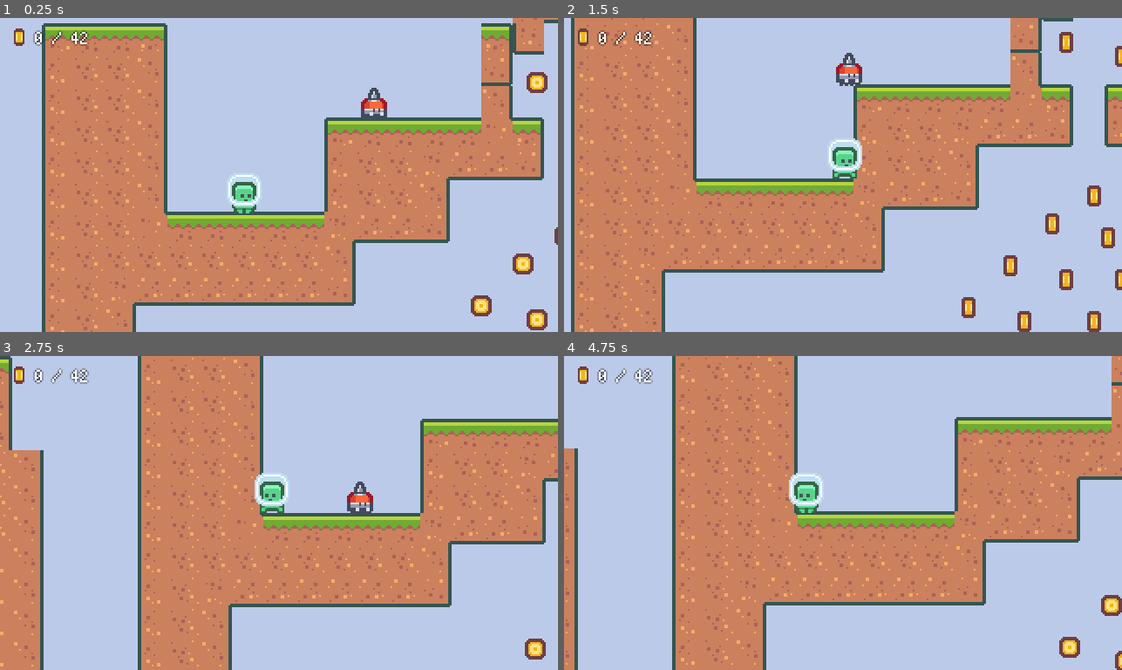
Above: before the commit, frames 1-4 (two rows, left to right).
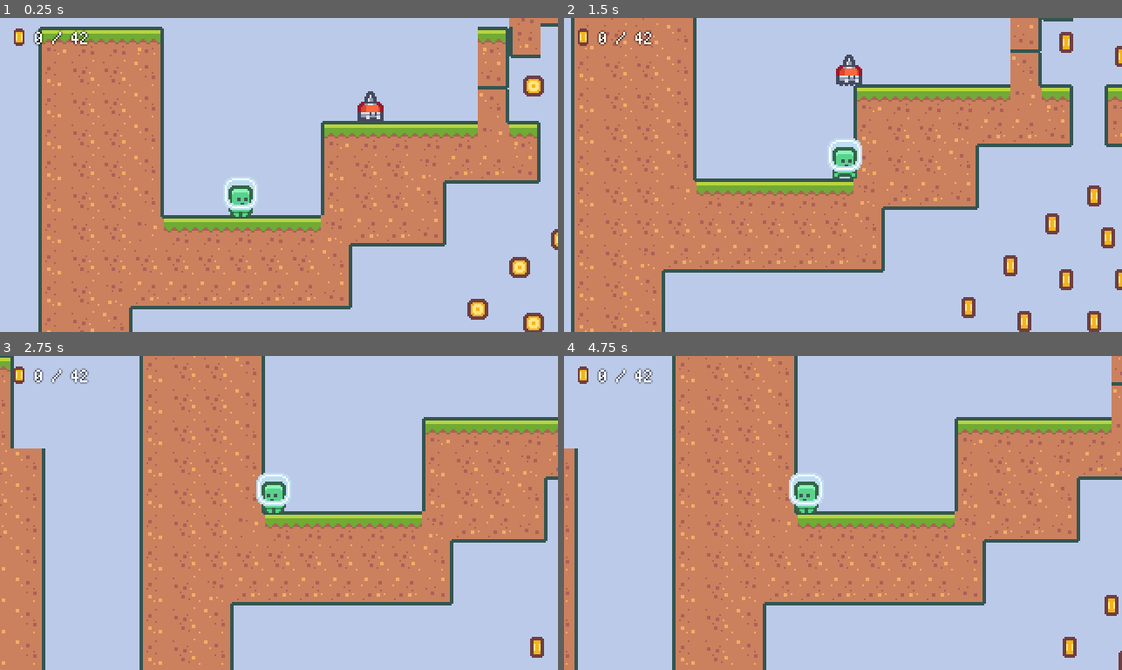
Above: after the commit, the same moments.

Repository: rosskarchner/2D-Platformer-Firebelly-Course
Game: Godot game, scene res://scenes/main.tscn
The game is run twice, just before and just after one commit, with the same random seed, the same clock (stepped at 60 frames per second) and the same inputs.
Inputs:
- Up to frame 1 (0.25 s): no input
- Up to frame 2 (1.5 s): tap Enter (ui_accept) at 0.5, 0.77 s; hold Right (ui_right) from 0.53 s (still down); tap Shift (dash) at 0.6, 1.35 s
- Up to frame 3 (2.75 s): tap Enter (ui_accept) at 1.52 s; release Right (ui_right) at 2.03 s; hold Left (ui_left) from 2.03 s (still down); tap Shift (dash) at 2.1 s
- Up to frame 4 (4.75 s): release Left (ui_left) at 2.78 s; hold Right (ui_right) 2.78-4.28 s; tap Shift (dash) at 2.85, 3.6, 4.35 s; tap Enter (ui_accept) at 3.02, 3.77, 4.52 s; hold Left (ui_left) from 4.28 s (still down)

The runs differ from the first frame. In frame 1, 16% of the frame differs, in the area x 6-100%, y 0-100%; in frame 2, 0.1%; in frame 3, 9.1%; in frame 4, 0.3%.

Commit message:
Level switching works!

Diff:
--- a/project.godot
+++ b/project.godot
@@ -14,6 +14,10 @@
 run/main_scene="res://scenes/main.tscn"
 config/features=PackedStringArray("4.0", "Forward Plus")
 config/icon="res://icon.svg"
+
+[autoload]
+
+LevelManager="*res://scenes/level_manager.tscn"
 
 [display]
 
--- a/scenes/base_level.gd
+++ b/scenes/base_level.gd
@@ -14,6 +14,8 @@
 	register_player($Player)
 
 	coin_total_change(get_tree().get_nodes_in_group("coin").size())
+
+	$Flag.connect("player_won", self.on_player_won)
 
 func coin_collected():
 	collectedCoins += 1
@@ -33,6 +35,9 @@
 	currentPlayerNode.call_deferred("add_sibling", playerInstance)
 	register_player(playerInstance)
 
+func on_player_won():
+	$"/root/LevelManager".increment_level()
+
 func on_player_died():
 	currentPlayerNode.queue_free()
 	create_player()
--- a/scenes/enemy_spawner.gd
+++ b/scenes/enemy_spawner.gd
@@ -16,7 +16,7 @@
 
 
 # Called every frame. 'delta' is the elapsed time since the previous frame.
-func _process(delta):
+func _process(_delta):
 	pass
 
 func spawn_enemy():
--- /dev/null
+++ b/scenes/level_manager.gd
@@ -0,0 +1,18 @@
+extends Node
+
+@export var levelScenes: Array[PackedScene]
+
+var currentLevelIndex = 0
+
+# Called when the node enters the scene tree for the first time.
+func _ready():
+	change_level(currentLevelIndex)
+
+func change_level(levelIndex):
+	currentLevelIndex = levelIndex
+	if currentLevelIndex >= levelScenes.size():
+		currentLevelIndex = 0
+	get_tree().change_scene_to_packed(levelScenes[currentLevelIndex])
+
+func increment_level():
+	change_level(currentLevelIndex + 1)
--- /dev/null
+++ b/scenes/level_manager.tscn
@@ -0,0 +1,9 @@
+[gd_scene load_steps=4 format=3 uid="uid://c0ji3gf4cbcht"]
+
+[ext_resource type="Script" path="res://scenes/level_manager.gd" id="1_2m5c6"]
+[ext_resource type="PackedScene" uid="uid://c7qtm34w18crl" path="res://scenes/levels/level_001.tscn" id="2_bl8ct"]
+[ext_resource type="PackedScene" uid="uid://duuyyc6f7jgs2" path="res://scenes/levels/level_002.tscn" id="3_32q1v"]
+
+[node name="LevelManager" type="Node"]
+script = ExtResource("1_2m5c6")
+levelScenes = Array[PackedScene]([ExtResource("2_bl8ct"), ExtResource("3_32q1v")])
--- a/scenes/level_ui.gd
+++ b/scenes/level_ui.gd
@@ -10,7 +10,7 @@
 
 
 # Called every frame. 'delta' is the elapsed time since the previous frame.
-func _process(delta):
+func _process(_delta):
 	pass
 
 func on_coin_total_change(totalCoins, collectedCoins):
--- /dev/null
+++ b/scenes/levels/level_002.tscn
@@ -0,0 +1,11 @@
+[gd_scene load_steps=2 format=3 uid="uid://duuyyc6f7jgs2"]
+
+[ext_resource type="PackedScene" uid="uid://d4ls4aj72dgw7" path="res://scenes/base_level.tscn" id="1_n3c67"]
+
+[node name="Level 002" instance=ExtResource("1_n3c67")]
+
+[node name="Flag" parent="." index="1"]
+position = Vector2(110, 18)
+
+[node name="TileMap" parent="." index="2"]
+layer_0/tile_data = PackedInt32Array(65535, 65537, 9, 0, 65537, 9, 1, 65537, 9, 2, 65537, 9, 3, 65537, 9, 65539, 65537, 11, 65538, 65537, 11, 65537, 65537, 11, 65536, 65537, 11, 131071, 65537, 11, 131070, 1, 11, 65534, 1, 9, 4, 65537, 9, 65540, 65537, 11, 65541, 65537, 11, 65542, 65537, 11, 65543, 131073, 11, 7, 131073, 9, 6, 65537, 9, 5, 65537, 9)
--- a/scenes/main.tscn
+++ b/scenes/main.tscn
@@ -1,7 +1,3 @@
-[gd_scene load_steps=2 format=3 uid="uid://d06meif0q523s"]
-
-[ext_resource type="PackedScene" uid="uid://c7qtm34w18crl" path="res://scenes/levels/level_001.tscn" id="1_43edp"]
+[gd_scene format=3 uid="uid://d06meif0q523s"]
 
 [node name="Main" type="Node"]
-
-[node name="Level_001" parent="." instance=ExtResource("1_43edp")]
